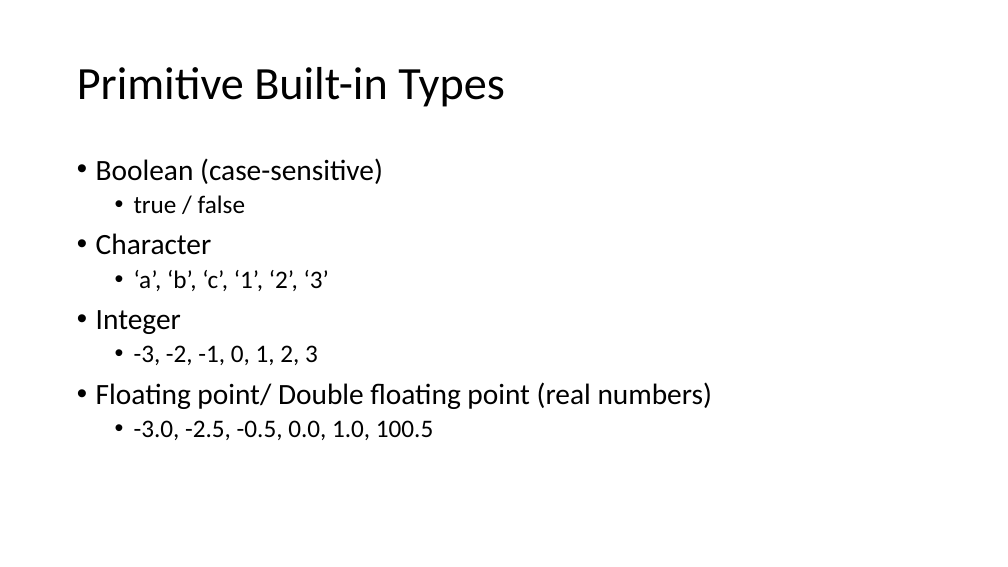
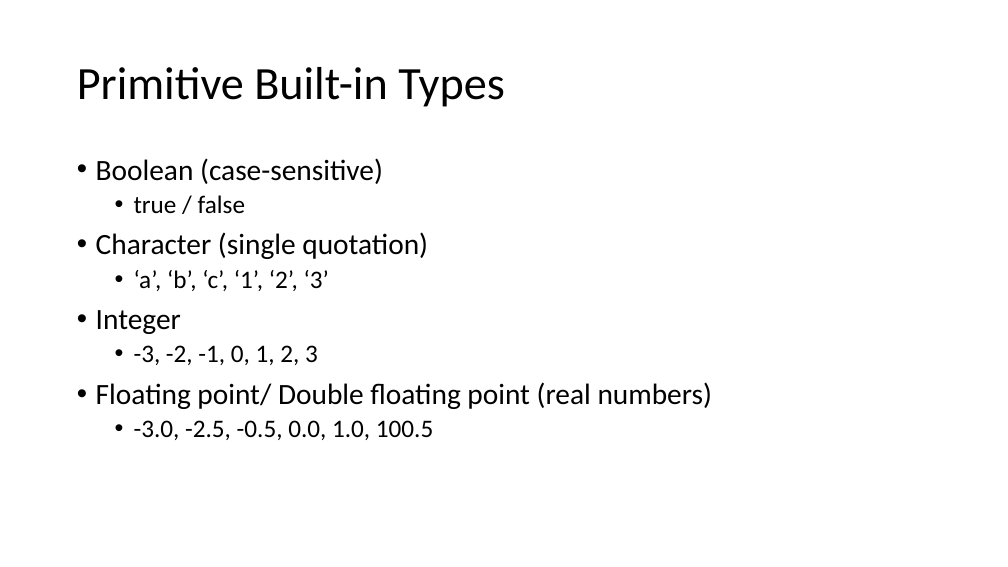
Before and after one commit to CNOCycle/cpp_tutorial, a slide deck: slide 3 of 02-data_type/00-data_type.pptx. Drawn at 1008x567 pixels with LibreOffice and Linux fonts; fonts in the diff are those of the drawing. Boxes give left, top, right and bottom in pixels: in the first picture for what was removed or moved away, otherwise in the second. Text is boxed around its words. In the diff, an @@ line names an element or a change of style, - is before the commit and + after.

```diff
--- a/02-data_type/00-data_type.pptx
+++ b/02-data_type/00-data_type.pptx
@@ text at bbox=[96, 232, 428, 259]: text changed @@
-• Character
+• Character (single quotation)
```
Also in this commit, not shown: 1 other slide changed, 4 other files.
